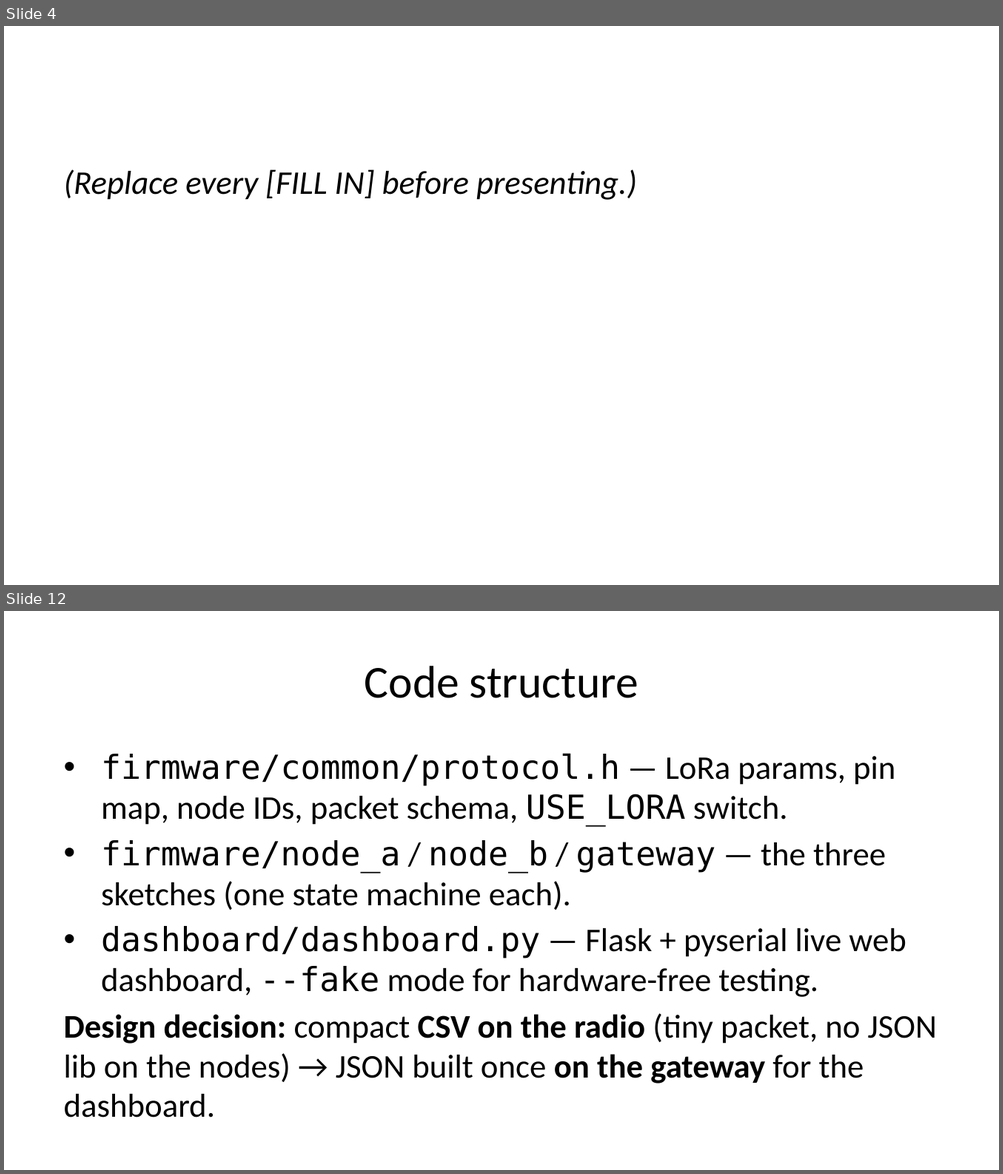
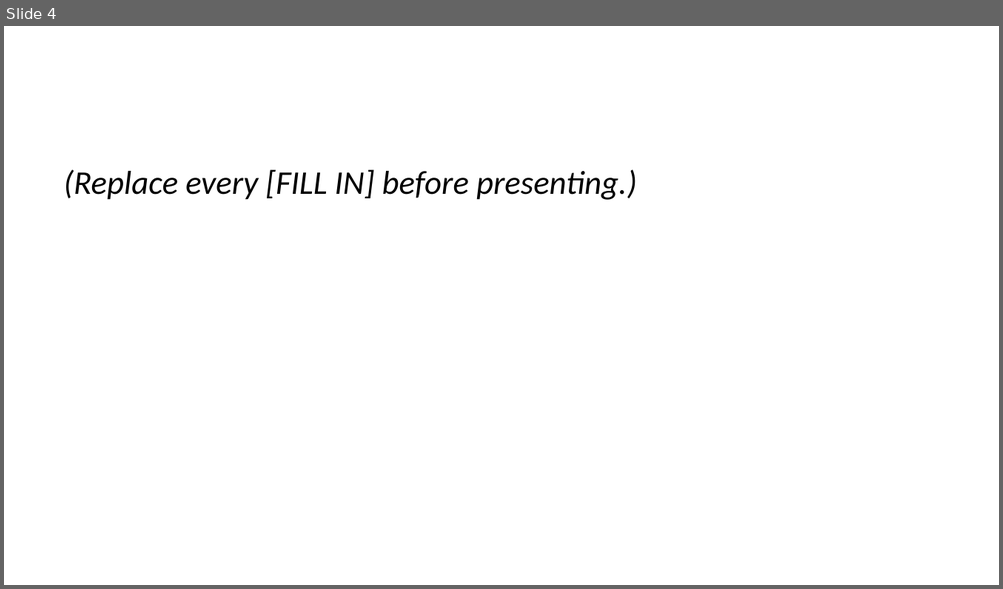
Before and after one commit to Gabrcodes/sunsand-iot-monitor, a slide deck: docs/slides.pptx. Shown one above the other, each under a label of ours: slides 4 and 12 before the commit, slide 4 after it; the slides between them are not shown. The pictures are 1003x1174 and 1003x589 pixels, drawn with LibreOffice and Linux fonts; fonts in the diff are those of the drawing. Boxes give left, top, right and bottom in pixels: in the first picture for what was removed or moved away, otherwise in the second. Text is boxed around its words. In the diff, an @@ line names an element or a change of style, - is before the commit and + after.

```diff
--- a/docs/slides.pptx
+++ b/docs/slides.pptx
@@ slide 12 removed at [4,611,999,1170], background #FFFFFF @@
@@ title removed at [364,666,638,698] @@
-Code structure
@@ text removed at [64,753,936,1118] @@
-• firmware/common/protocol.h — LoRa params, pin map, node IDs, packet schema, USE_LORA switch.
-• firmware/node_a / node_b / gateway — the three sketches (one state machine each).
-• dashboard/dashboard.py — Flask + pyserial live web dashboard, --fake mode for hardware-free testing.
-Design decision: compact CSV on the radio (tiny packet, no JSON lib on the nodes) → JSON built once on the gateway for the dashboard.
```
Also in this commit, not shown: 12 slides changed, 3 slides added, 2 other slides removed, 15 other files.
